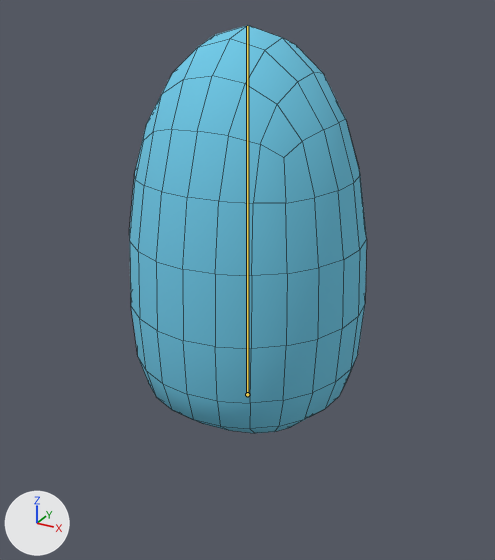
An edit to the FBX model Assets/Models/Player.fbx, drawn before and after from the same camera.
Camera for both pictures: a 50 mm camera at (0.61, -1.11, 0.826) aimed at (0.019, -0.035, 0.289). Lighting does not change. The marker at lower left points along +X, +Y and +Z. The older version comes first. Both versions are drawn at frame 30 of the action 'Player Skeleton|Land'; the numbers are the values there. The bones that change, and the others that lie on the model, are drawn over the model as lines. Mesh edges are drawn as thin lines.

Names of what the first picture shows: 'Player Membrane'.
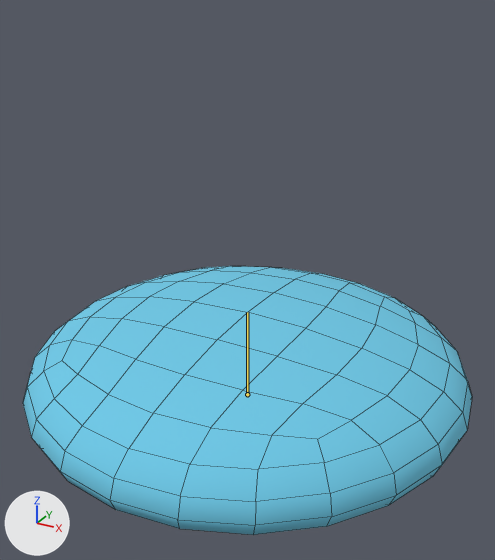
What the commit changed:
Bone 'Spine' (bone_spine) is rescaled from (0.77, 1.67, 0.77) to (1.51, 0.44, 1.51).

Pixel boxes [x1, y1, x2, y2] of what changed, in the pictures (495 x 560 px):
'Player Membrane', posed (88% wider, 34% shorter)
    before: [129, 25, 367, 433]
    after: [23, 266, 472, 535]
bone 'Spine', root to tip
    before: (247, 394) to (247, 26)
    after: (247, 394) to (247, 312)
